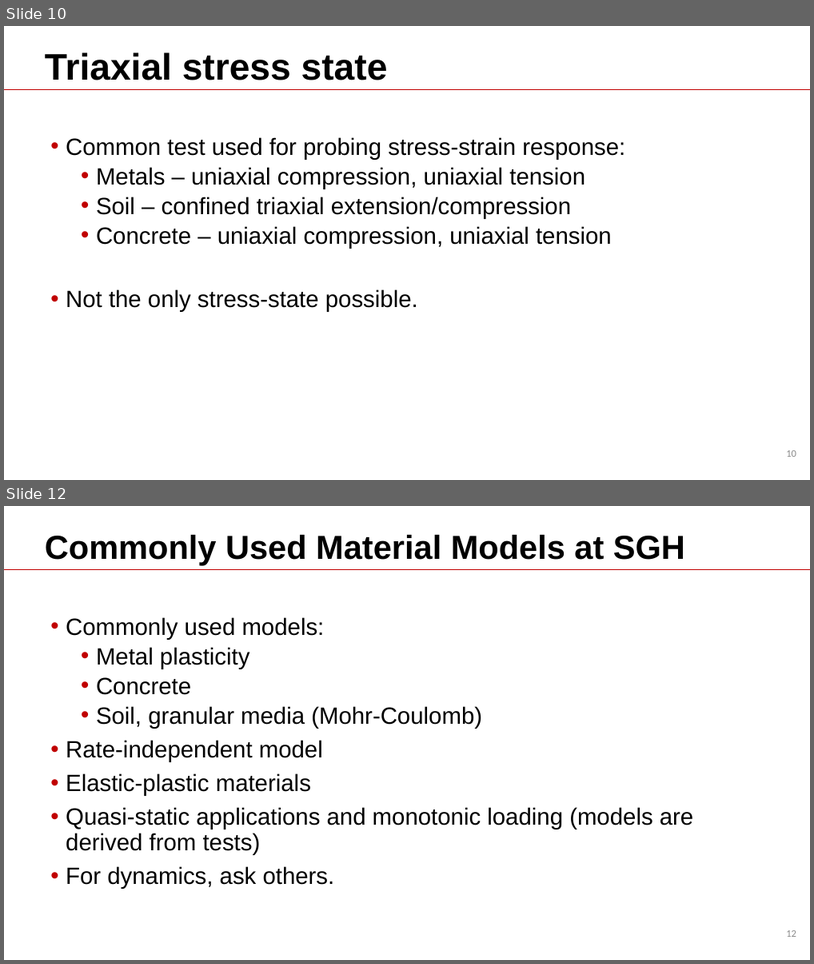
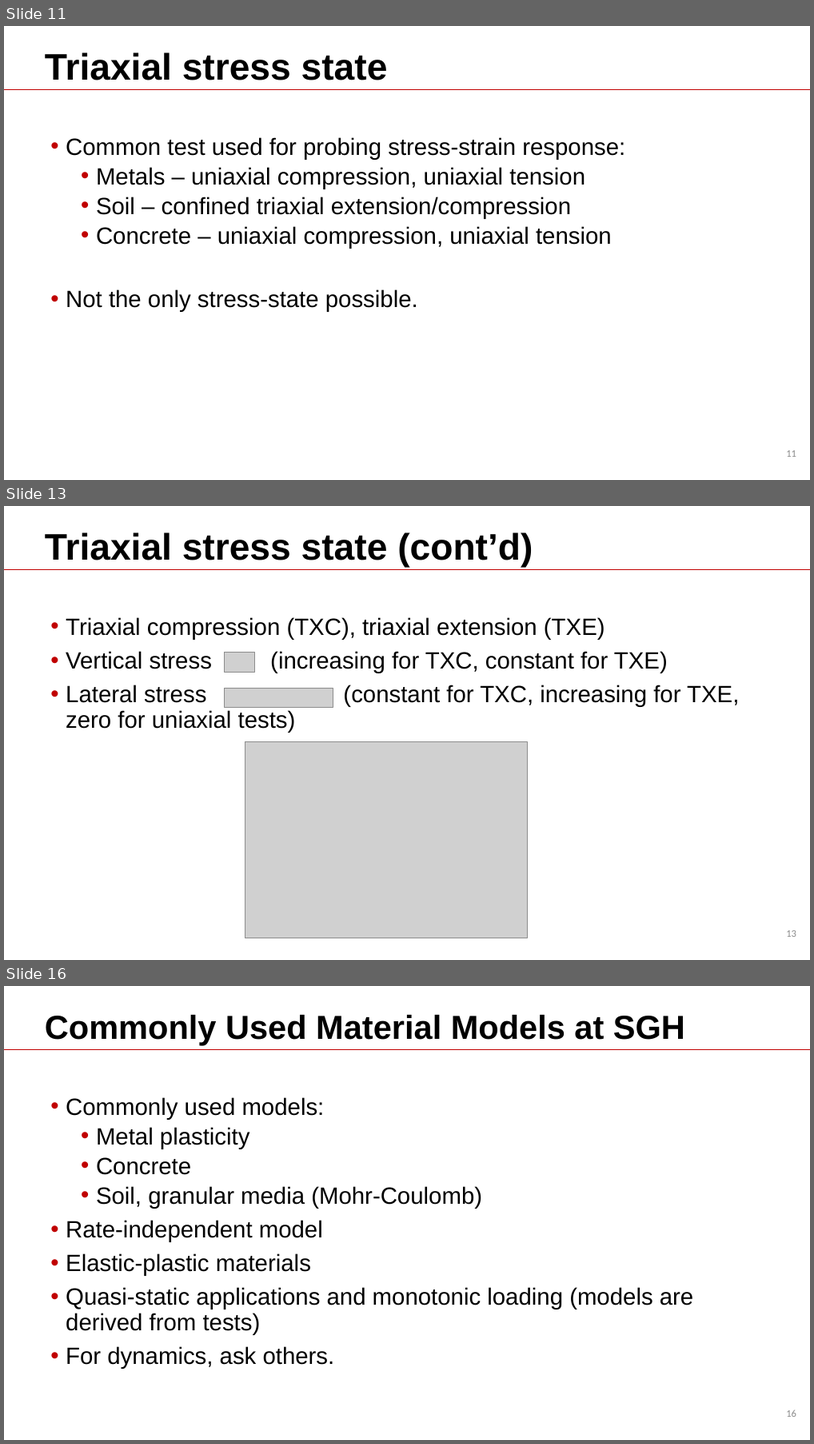
Before and after one commit to Batmanabcdefg/AbaqusTraining, a slide deck: Training.pptx. Shown one above the other, each under a label of ours: slides 10 and 12 before the commit, slides 11, 13 and 16 after it; the slides between them are not shown. The pictures are 814x964 and 814x1444 pixels, drawn with LibreOffice and Linux fonts; fonts in the diff are those of the drawing; grey boxes stand for pictures; background and template pictures are left out. Boxes give left, top, right and bottom in pixels: in the first picture for what was removed or moved away, otherwise in the second. Text is boxed around its words. In the diff, an @@ line names an element or a change of style, - is before the commit and + after.

```diff
--- a/Training.pptx
+++ b/Training.pptx
@@ slide 13 added at (x1=4, y1=506, x2=810, y2=960), background #FFFFFF; not listed: 2 template elements that a slide beside it also shows @@
@@ title added at (x1=45, y1=532, x2=533, y2=568), 44 pt, text #000000, bold @@
+Triaxial stress state (cont’d)
@@ text added at (x1=66, y1=617, x2=739, y2=732), 28 pt, text #000000 @@
+• Triaxial compression (TXC), triaxial extension (TXE)
+• Vertical stress (increasing for TXC, constant for TXE)
+• Lateral stress (constant for TXC, increasing for TXE, zero for uniaxial tests)
@@ picture added at (x1=225, y1=652, x2=254, y2=672) @@
@@ picture added at (x1=225, y1=688, x2=333, y2=707) @@
@@ picture added at (x1=246, y1=742, x2=528, y2=938) @@
@@ what was slide 10 is now slide 11 @@
@@ page number at (x1=786, y1=450, x2=797, y2=456): text changed @@
-10
+11
@@ what was slide 12 is now slide 16 @@
@@ page number at (x1=786, y1=1409, x2=797, y2=1416): text changed @@
-12
+16
```
Also in this commit, not shown: 2 slides changed, 3 other slides added.
